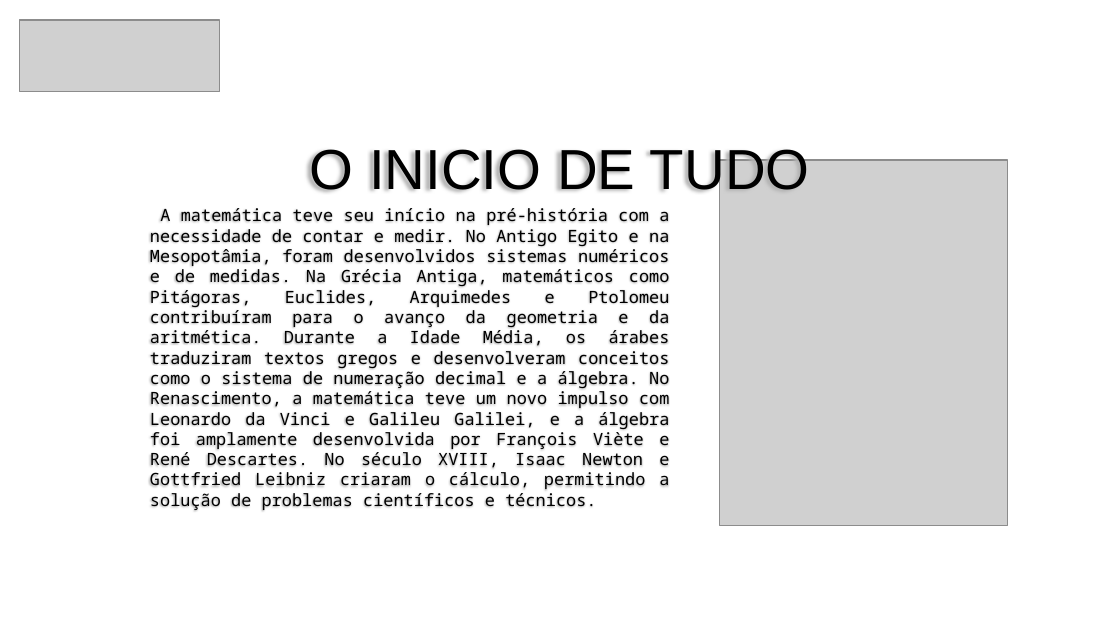
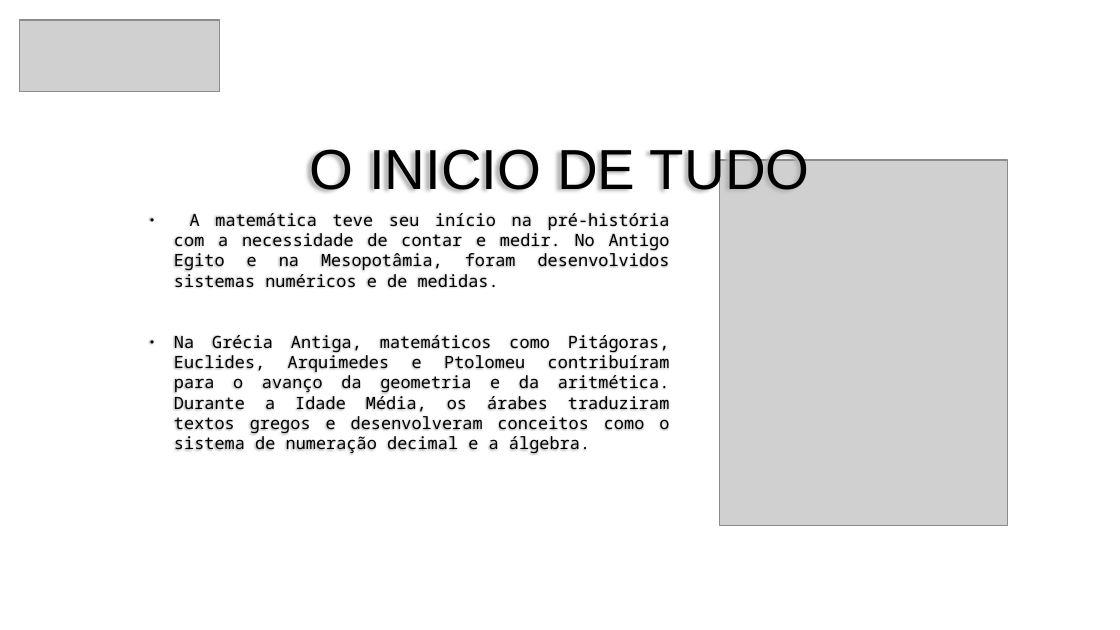
Before and after one commit to carlosycs/atvs.aula, a slide deck: slide 5 of histmat1.odp (slide 4 before the commit). Drawn at 1120x630 pixels with LibreOffice and Linux fonts; fonts in the diff are those of the drawing; grey boxes stand for pictures. Boxes give left, top, right and bottom in pixels: in the first picture for what was removed or moved away, otherwise in the second. Text is boxed around its words. In the diff, an @@ line names an element or a change of style, - is before the commit and + after.

Commit message:
novo

```diff
--- a/histmat1.odp
+++ b/histmat1.odp
@@ text at (174, 213, 670, 454): text changed @@
-A matemática teve seu início na pré-história com a necessidade de contar e medir. No Antigo Egito e na Mesopotâmia, foram desenvolvidos sistemas numéricos e de medidas. Na Grécia Antiga, matemáticos como Pitágoras, Euclides, Arquimedes e Ptolomeu contribuíram para o avanço da geometria e da aritmética. Durante a Idade Média, os árabes traduziram textos gregos e desenvolveram conceitos como o sistema de numeração decimal e a álgebra. No Renascimento, a matemática teve um novo impulso com Leonardo da Vinci e Galileu Galilei, e a álgebra foi amplamente desenvolvida por François Viète e René Descartes. No século XVIII, Isaac Newton e Gottfried Leibniz criaram o cálculo, permitindo a solução de problemas científicos e técnicos.
+● A matemática teve seu início na pré-história com a necessidade de contar e medir. No Antigo Egito e na Mesopotâmia, foram desenvolvidos sistemas numéricos e de medidas.
+● Na Grécia Antiga, matemáticos como Pitágoras, Euclides, Arquimedes e Ptolomeu contribuíram para o avanço da geometria e da aritmética. Durante a Idade Média, os árabes traduziram textos gregos e desenvolveram conceitos como o sistema de numeração decimal e a álgebra.
```
Also in this commit, not shown: 5 other slides changed, 3 slides added.
